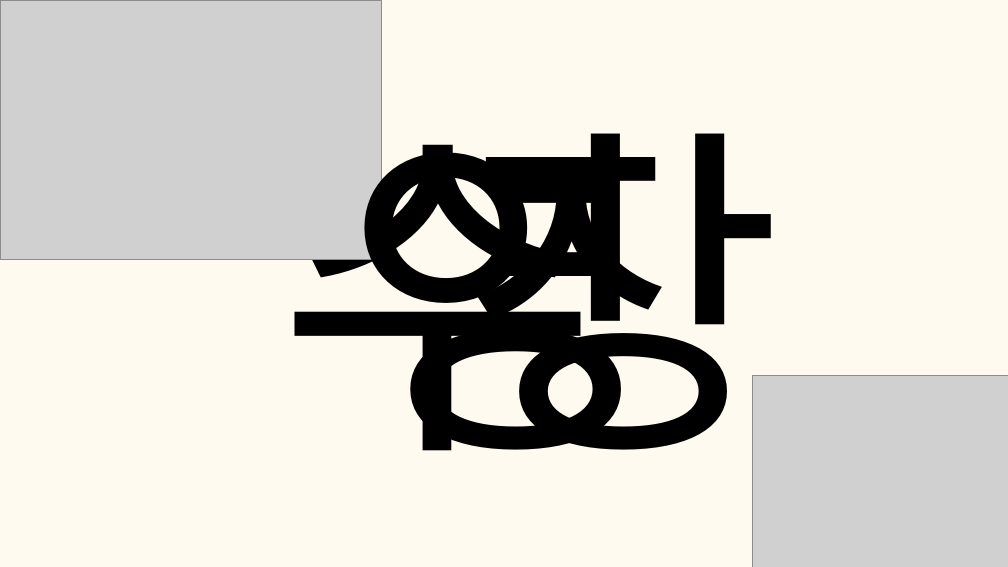
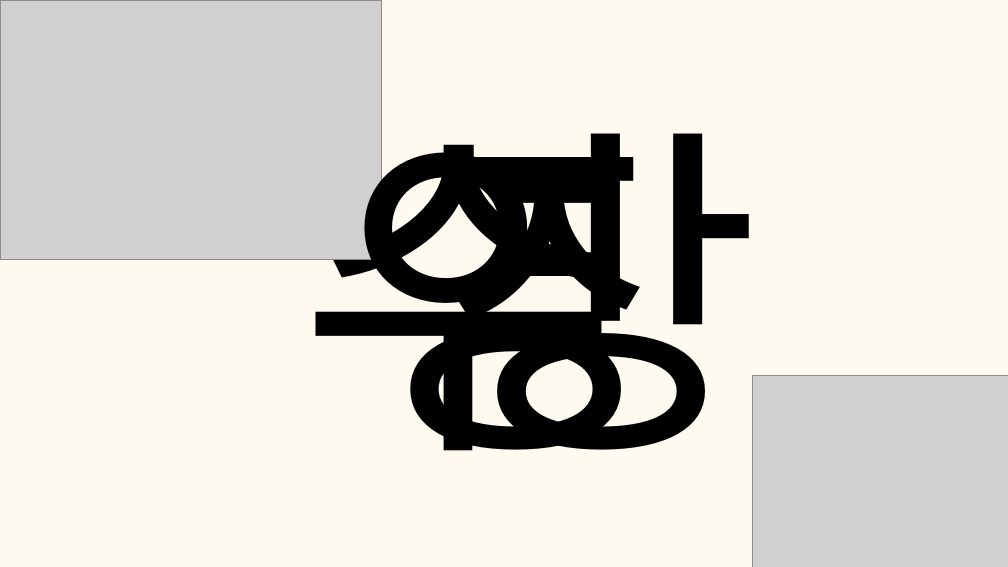
Before and after one commit to tkdgns25300/sunday_play, a slide deck: slide 33 of public/downloads/games/overlapping-letters/rules.pptx. Drawn at 1008x567 pixels with LibreOffice and Linux fonts; fonts in the diff are those of the drawing; grey boxes stand for pictures. Boxes give left, top, right and bottom in pixels: in the first picture for what was removed or moved away, otherwise in the second. Text is boxed around its words. In the diff, an @@ line names an element or a change of style, - is before the commit and + after.

```diff
--- a/public/downloads/games/overlapping-letters/rules.pptx
+++ b/public/downloads/games/overlapping-letters/rules.pptx
@@ text "수": place and size @@
-text "수" at (277,67,599,451)
+text "수" at (298,67,620,451)
@@ text "장": place and size @@
-text "장" at (462,133,784,508)
+text "장" at (440,133,762,508)
```
Also in this commit, not shown: 14 other slides changed, 3 other files.
